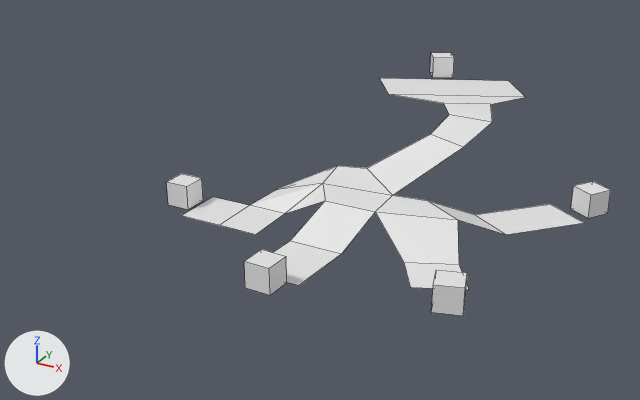
Renders of the Blender file assets/navtest.blend from each side of a commit.
Camera for both pictures: a 50 mm lens placed at (22.5, -42.9, 22.1), pointed at (-2.6, 2.6, -0.6). Lighting does not change. The marker at lower left points along +X, +Y and +Z. Mesh edges are drawn as thin lines.

The scene before the commit, as lines of its bpy script (objects in view):
```python
me_cube_001 = bpy.data.meshes.new('Cube.001')
me_cube_001.from_pydata(...)  # a box spanning x -0.76..0.76, y -0.76..0.76, z 0.01..1.53
me_plane = bpy.data.meshes.new('Plane')
me_plane.from_pydata(...)  # 38 vertices, 19 faces; spans x -8.0..13.3, y -8.6..19.6, z -0.1..4.2
ob_cube = bpy.data.objects.new('Cube', me_cube_001)
ob_cube.location = (-8.94, -3.0, 0.0)
ob_cube_002 = bpy.data.objects.new('Cube.002', me_cube_001)
ob_cube_002.location = (9.82, -6.93, 0.0)
ob_cube_002.rotation_euler = (0.0, 0.0, 0.288)  # degrees (0, 0, 17)
ob_nav = bpy.data.objects.new('nav', me_plane)
ob_nav.location = (0.0, 0.0, 0.0)
# also in view: 'Cube.001' at (0.9, -9.4, 0.8); 'Cube.004' at (-0.8, 18.2, 4.8); 'Cube.003' at (13.1, 7.7, 0.8)
```
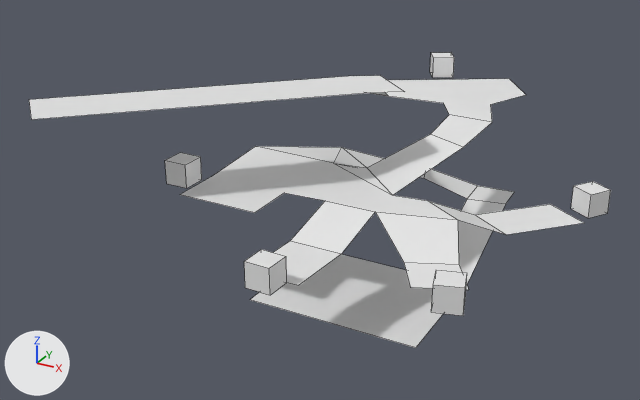
The edits, one by one:
me_plane is used by ob_nav; location (0.0, 0.0, 0.0).
me_plane had 38 vertices, 19 faces and spanned x -8.0..13.3, y -8.6..19.6, z -0.1..4.2.
me_plane now has 66 vertices, 35 faces and spans x -15.5..13.3, y -10.8..19.6, z -5.3..7.1.
Part 1, on me_plane:
1 vertex is removed from x -4.1, y 4.0, z 0.0.
1 face is deleted.
7 vertices in x -8.0..-2.8, y -4.7..1.5, z 0.0 move by (0.0, 0.0, 1.4).
5 vertices move from x -4.2..6.3, y 4.0..19.6, z 1.4..4.2 to x -4.2..6.3, y 4.0..19.6, z 1.4..4.0.
29 vertices are added at x -15.5..6.8, y -10.8..14.0, z -5.3..7.1.
17 new faces join them.
Object 'nav' (ob_nav) gains a DECIMATE modifier named 'Decimate'.
Modifier setting: decimate_type = 'DISSOLVE'.
Modifier setting: angle_limit = 0.0677.
Modifier setting: delimit = {'NORMAL'}.
Object 'Cube' (ob_cube) moves from (-8.94, -3.0, 0.0) to (-8.94, -3.0, 1.4).

Boxes [x1, y1, x2, y2] around the edits, measured in the pictures (640 x 400 px):
'nav', reshaped, modifiers changed (38% wider, 29% taller): before [181, 78, 584, 290]; after [29, 75, 584, 348]
'Cube', moved: before [167, 174, 203, 210]; after [165, 152, 202, 188]
part 1 of me_plane, built on: before [181, 78, 525, 235]; after [29, 75, 526, 348]
